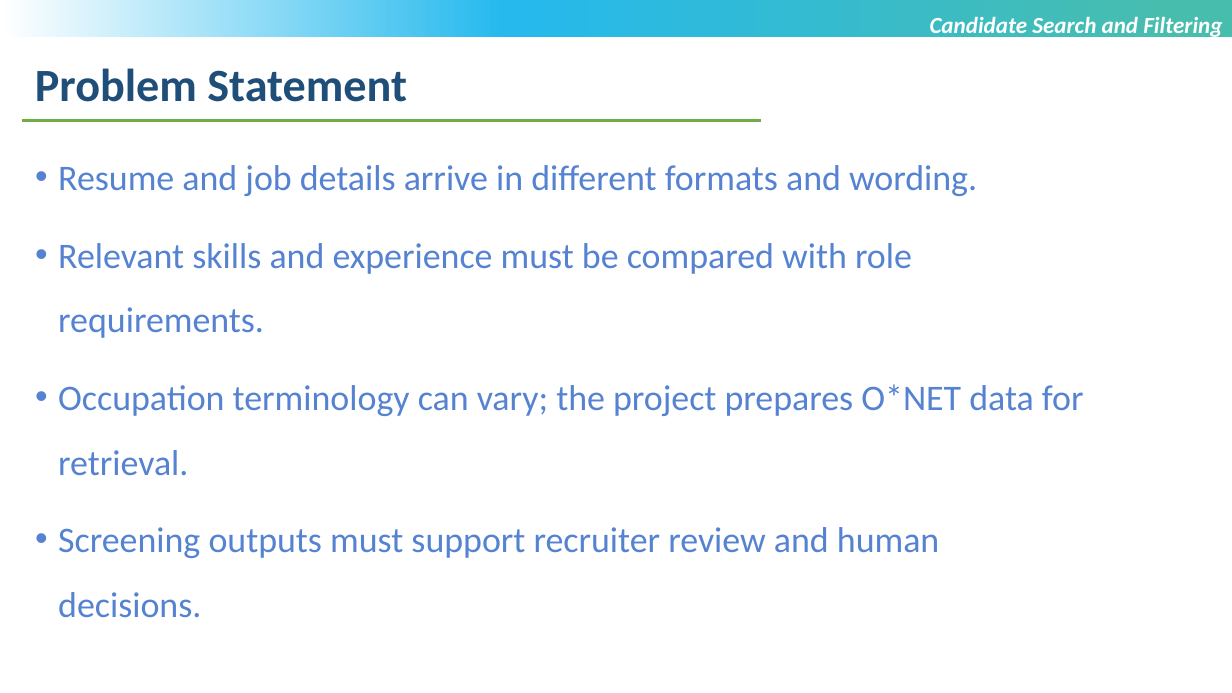
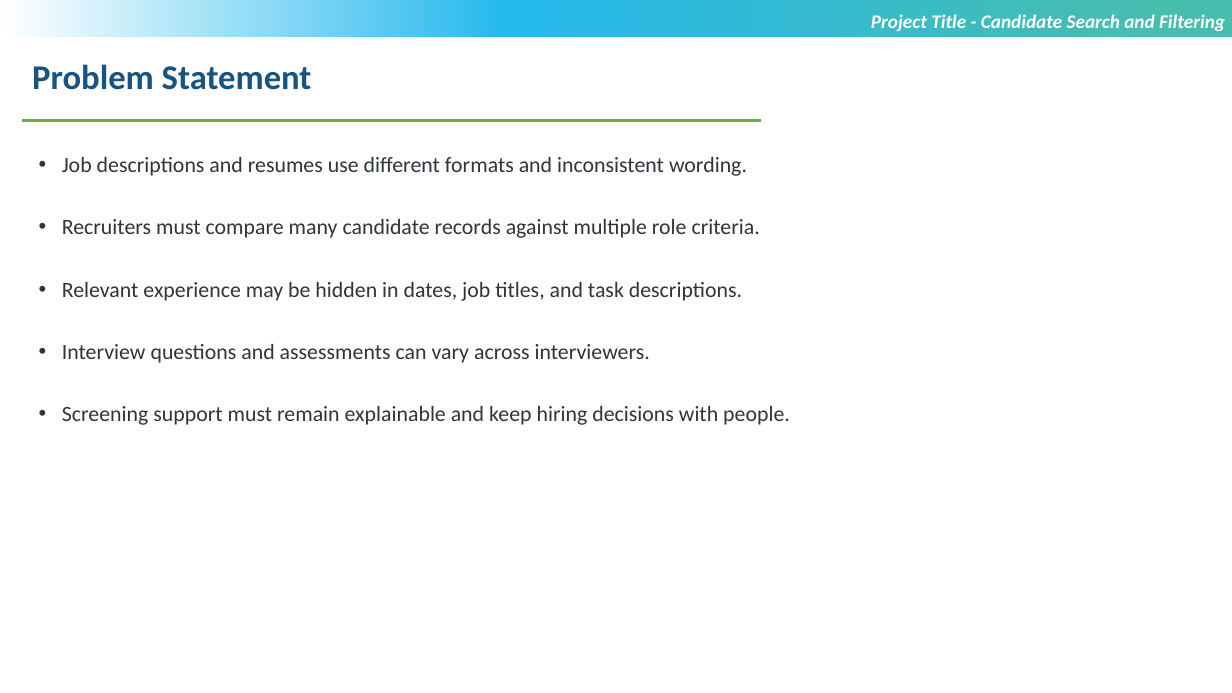
Before and after one commit to sammangigopichand/Candidate-Search-and-Filtering-using-Agentic-AI, a slide deck: slide 5 of Sammangi Gopi Chand_T9929_Review 3.pptx. Drawn at 1232x693 pixels with LibreOffice and Linux fonts; fonts in the diff are those of the drawing; background and template pictures are left out. Boxes give left, top, right and bottom in pixels: in the first picture for what was removed or moved away, otherwise in the second. Text is boxed around its words. In the diff, an @@ line names an element or a change of style, - is before the commit and + after.

```diff
--- a/Sammangi Gopi Chand_T9929_Review 3.pptx
+++ b/Sammangi Gopi Chand_T9929_Review 3.pptx
@@ text at box(871, 14, 1225, 32): text changed; size 18 to 15 pt @@
-Candidate Search and Filtering
+Project Title - Candidate Search and Filtering
@@ text "Problem Statement" at box(32, 64, 312, 90): size 36 to 27 pt, text colour #1F4E79 to #175481 @@
@@ text at box(62, 157, 790, 425): text changed; size 28 to 17 pt; text colour #5583D1 to #30343B @@
-• Resume and job details arrive in different formats and wording.
-• Relevant skills and experience must be compared with role requirements.
-• Occupation terminology can vary; the project prepares O*NET data for retrieval.
-• Screening outputs must support recruiter review and human decisions.
+• Job descriptions and resumes use different formats and inconsistent wording.
+• Recruiters must compare many candidate records against multiple role criteria.
+• Relevant experience may be hidden in dates, job titles, and task descriptions.
+• Interview questions and assessments can vary across interviewers.
+• Screening support must remain explainable and keep hiring decisions with people.
```
Also in this commit, not shown: 9 other slides changed, 10 slides added, 1 slide removed, 2 other files.
